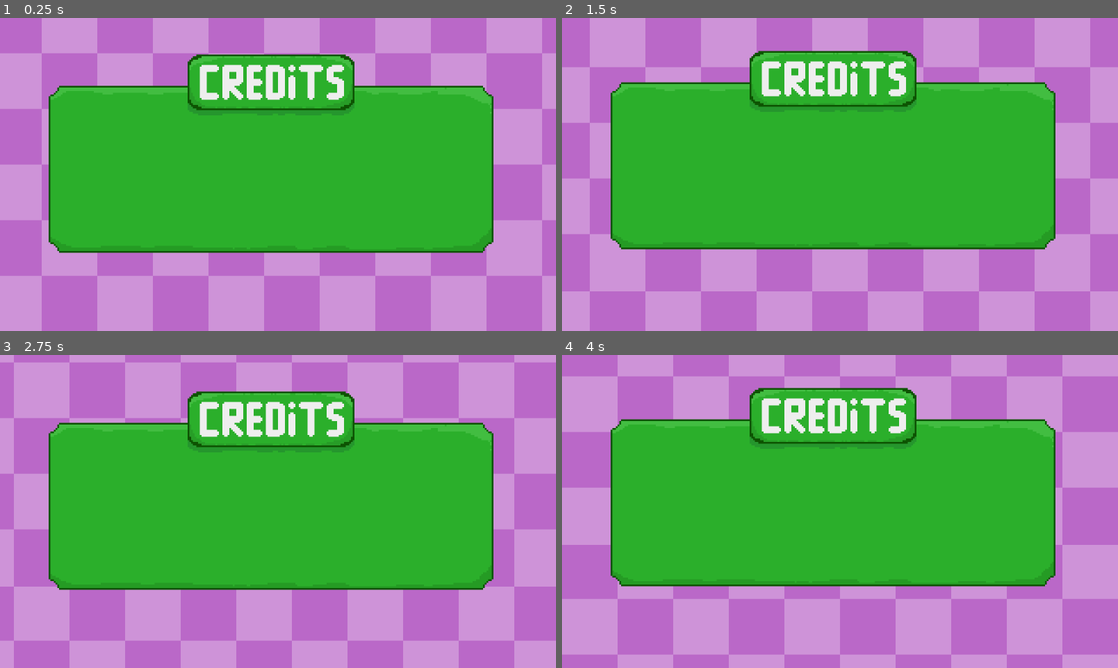
Above: before the commit, frames 1-4 (two rows, left to right).
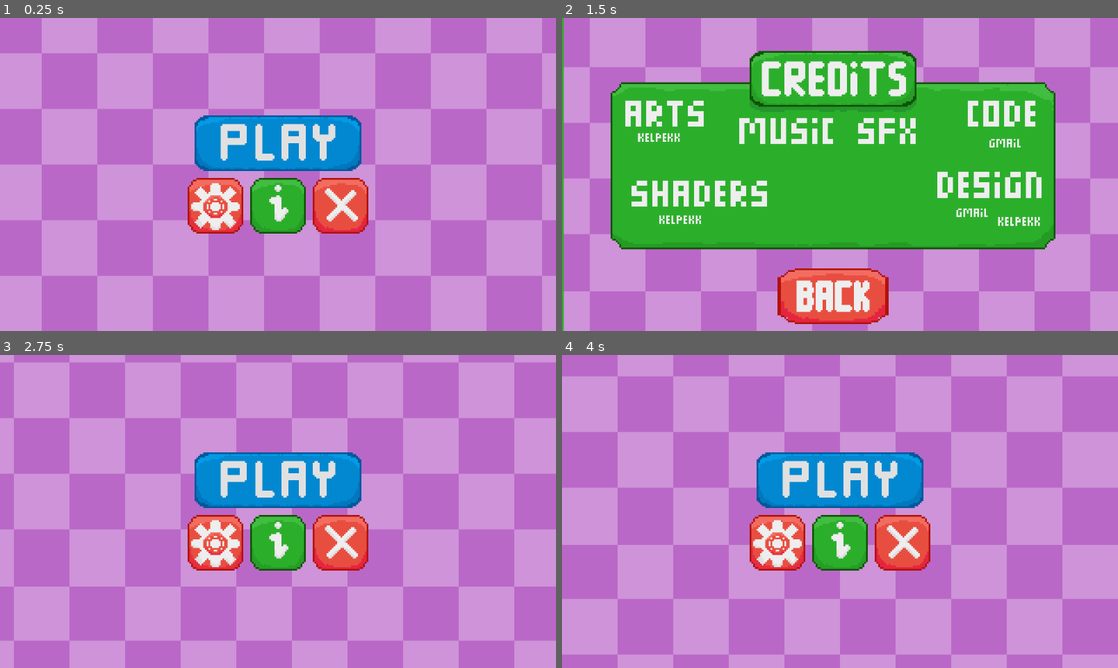
Above: after the commit, the same moments.

Repository: EmilPok/RpurpleB
Game: Godot game, scene res://scenes/UI/main_menu.tscn
Same seed, same stepped clock (60 frames per second), same inputs: the game is played once before the commit and once after it. This scene is started directly instead of the project's main scene.
Inputs (mouse positions are in pixels of both pictures, inside the frame that each line leads up to):
- Up to frame 1 (0.25 s): no input
- Up to frame 2 (1.5 s): click (840, 205) at 0.52 s; click (834, 296) at 1.27 s
- Up to frame 3 (2.75 s): move the mouse to (400, 495) at 2.02 s; hold D (right) from 2.03 s (still down); right-click (400, 495) at 2.1 s; tap Space (jump) at 2.27 s
- Up to frame 4 (4 s): release D (right) at 2.75 s; click (840, 480) at 2.77 s; click (840, 480) at 3.52 s

The runs differ from the first frame. In frame 1, 44% of the frame differs, in the area x 8-89%, y 11-76%; in frame 2, 8.7%; in frame 3, 44%; in frame 4, 44%.

Commit message:
credits menu completed (for now)

Diff:
--- a/scenes/UI/main_menu.tscn
+++ b/scenes/UI/main_menu.tscn
@@ -3,20 +3,137 @@
 [ext_resource type="Script" uid="uid://blfiw8fwb0f16" path="res://scripts/UI/main_menu.gd" id="1_d6l81"]
 [ext_resource type="Texture2D" uid="uid://sr8mms8p6dtb" path="res://art/UI/menu_background.png" id="1_qwnig"]
 [ext_resource type="Shader" uid="uid://cp1dxnehmnbl5" path="res://shaders/bg_scroll.gdshader" id="1_yonvy"]
-[ext_resource type="Texture2D" uid="uid://dlek782kd02gd" path="res://art/UI/play_button.png" id="3_5jstl"]
-[ext_resource type="Texture2D" uid="uid://88achoevdns" path="res://art/UI/play_button_clicked.png" id="3_tfcbk"]
-[ext_resource type="Texture2D" uid="uid://cgkveiveuytlu" path="res://art/UI/options_button.png" id="5_um6dh"]
-[ext_resource type="Texture2D" uid="uid://ynneya2aasaf" path="res://art/UI/options_button_pressed.png" id="6_mf7fl"]
-[ext_resource type="Texture2D" uid="uid://bhd6sy47ni3m6" path="res://art/UI/credits_button.png" id="7_d6l81"]
-[ext_resource type="Texture2D" uid="uid://dr2qwwe8txy3p" path="res://art/UI/exit_button.png" id="8_a1wsg"]
-[ext_resource type="Texture2D" uid="uid://t8r1ekv4s8wi" path="res://art/UI/credits_button_pressed.png" id="8_mf7fl"]
-[ext_resource type="Texture2D" uid="uid://erd1nyrmmejy" path="res://art/UI/exit_button_pressed.png" id="9_i7p8e"]
+[ext_resource type="Texture2D" uid="uid://dlek782kd02gd" path="res://art/UI/buttons/play_button.png" id="3_5jstl"]
+[ext_resource type="Texture2D" uid="uid://88achoevdns" path="res://art/UI/buttons/play_button_clicked.png" id="3_tfcbk"]
+[ext_resource type="Texture2D" uid="uid://cgkveiveuytlu" path="res://art/UI/buttons/options_button.png" id="5_um6dh"]
+[ext_resource type="Texture2D" uid="uid://ynneya2aasaf" path="res://art/UI/buttons/options_button_pressed.png" id="6_mf7fl"]
+[ext_resource type="Texture2D" uid="uid://bhd6sy47ni3m6" path="res://art/UI/buttons/credits_button.png" id="7_d6l81"]
+[ext_resource type="Texture2D" uid="uid://dr2qwwe8txy3p" path="res://art/UI/buttons/exit_button.png" id="8_a1wsg"]
+[ext_resource type="Texture2D" uid="uid://t8r1ekv4s8wi" path="res://art/UI/buttons/credits_button_pressed.png" id="8_mf7fl"]
+[ext_resource type="Texture2D" uid="uid://erd1nyrmmejy" path="res://art/UI/buttons/exit_button_pressed.png" id="9_i7p8e"]
 [ext_resource type="Texture2D" uid="uid://id02yalta4gk" path="res://art/UI/credits_panel.png" id="12_a1wsg"]
 [ext_resource type="Script" uid="uid://c261ntsyo224o" path="res://scripts/UI/floating_panel_effect.gd" id="13_i7p8e"]
 [ext_resource type="Texture2D" uid="uid://cuv01i031curc" path="res://art/UI/credits_label.png" id="14_sfthw"]
+[ext_resource type="Texture2D" uid="uid://dqpbhe278ilpr" path="res://art/UI/text/arts.png" id="15_n3ahy"]
+[ext_resource type="Texture2D" uid="uid://dsm7gt8v3vynq" path="res://art/UI/text/kelpekk.png" id="16_scr1a"]
+[ext_resource type="Texture2D" uid="uid://wfg5ij0qg8pu" path="res://art/UI/text/code.png" id="17_nu0op"]
+[ext_resource type="Texture2D" uid="uid://d3bqujliqem5e" path="res://art/UI/text/design.png" id="18_6gm0r"]
+[ext_resource type="Texture2D" uid="uid://b23juyps1jvcu" path="res://art/UI/text/music.png" id="19_cj7n5"]
+[ext_resource type="Texture2D" uid="uid://dcspyfaibvs6c" path="res://art/UI/text/shaders.png" id="20_afaap"]
+[ext_resource type="Texture2D" uid="uid://dmdknt2qihps2" path="res://art/UI/text/sfx.png" id="21_gqbxs"]
+[ext_resource type="Texture2D" uid="uid://dpxtrcx3n6me" path="res://art/UI/text/gmail.png" id="22_1ss0f"]
+[ext_resource type="Texture2D" uid="uid://d2qitqabeppag" path="res://art/UI/buttons/back_button.png" id="23_6gm0r"]
 
 [sub_resource type="ShaderMaterial" id="ShaderMaterial_g4v7s"]
 shader = ExtResource("1_yonvy")
+
+[sub_resource type="Animation" id="Animation_6gm0r"]
+resource_name = "credits_off"
+tracks/0/type = "value"
+tracks/0/imported = false
+tracks/0/enabled = true
+tracks/0/path = NodePath("Transition_Background:position")
+tracks/0/interp = 1
+tracks/0/loop_wrap = true
+tracks/0/keys = {
+"times": PackedFloat32Array(0, 1),
+"transitions": PackedFloat32Array(3.1383355, 0.29730204),
+"update": 0,
+"values": [Vector2(-320, 0), Vector2(320, 0)]
+}
+tracks/1/type = "value"
+tracks/1/imported = false
+tracks/1/enabled = true
+tracks/1/path = NodePath("Transition_Background:color")
+tracks/1/interp = 1
+tracks/1/loop_wrap = true
+tracks/1/keys = {
+"times": PackedFloat32Array(0),
+"transitions": PackedFloat32Array(1),
+"update": 0,
+"values": [Color(0.16862746, 0.6862745, 0.16862746, 1)]
+}
+tracks/2/type = "value"
+tracks/2/imported = false
+tracks/2/enabled = true
+tracks/2/path = NodePath("HBoxContainer/MainButtons:visible")
+tracks/2/interp = 1
+tracks/2/loop_wrap = true
+tracks/2/keys = {
+"times": PackedFloat32Array(0, 0.8),
+"transitions": PackedFloat32Array(1, 1),
+"update": 1,
+"values": [false, true]
+}
+tracks/3/type = "value"
+tracks/3/imported = false
+tracks/3/enabled = true
+tracks/3/path = NodePath("HBoxContainer/Credits_Smooth_Movement_Handl:visible")
+tracks/3/interp = 1
+tracks/3/loop_wrap = true
+tracks/3/keys = {
+"times": PackedFloat32Array(0, 0.8),
+"transitions": PackedFloat32Array(1, 1),
+"update": 1,
+"values": [true, false]
+}
+
+[sub_resource type="Animation" id="Animation_cj7n5"]
+resource_name = "credits_on"
+tracks/0/type = "value"
+tracks/0/imported = false
+tracks/0/enabled = true
+tracks/0/path = NodePath("Transition_Background:position")
+tracks/0/interp = 1
+tracks/0/loop_wrap = true
+tracks/0/keys = {
+"times": PackedFloat32Array(0, 1),
+"transitions": PackedFloat32Array(0.29730204, 3.1383355),
+"update": 0,
+"values": [Vector2(320, 0), Vector2(-320, 0)]
+}
+tracks/1/type = "value"
+tracks/1/imported = false
+tracks/1/enabled = true
+tracks/1/path = NodePath("Transition_Background:color")
+tracks/1/interp = 1
+tracks/1/loop_wrap = true
+tracks/1/keys = {
+"times": PackedFloat32Array(0),
+"transitions": PackedFloat32Array(1),
+"update": 0,
+"values": [Color(0.16862746, 0.6862745, 0.16862746, 1)]
+}
+tracks/2/type = "value"
+tracks/2/imported = false
+tracks/2/enabled = true
+tracks/2/path = NodePath("HBoxContainer/MainButtons:visible")
+tracks/2/interp = 1
+tracks/2/loop_wrap = true
+tracks/2/keys = {
+"times": PackedFloat32Array(0, 0.18),
+"transitions": PackedFloat32Array(1, 1),
+"update": 1,
+"values": [true, false]
+}
+tracks/3/type = "value"
+tracks/3/imported = false
+tracks/3/enabled = true
+tracks/3/path = NodePath("HBoxContainer/Credits_Smooth_Movement_Handl:visible")
+tracks/3/interp = 1
+tracks/3/loop_wrap = true
+tracks/3/keys = {
+"times": PackedFloat32Array(0, 0.18),
+"transitions": PackedFloat32Array(1, 1),
+"update": 1,
+"values": [false, true]
+}
+
+[sub_resource type="AnimationLibrary" id="AnimationLibrary_afaap"]
+_data = {
+&"credits_off": SubResource("Animation_6gm0r"),
+&"credits_on": SubResource("Animation_cj7n5")
+}
 
 [node name="MainMenu" type="Control" unique_id=2050352890]
 layout_mode = 3
@@ -27,7 +144,7 @@
 grow_vertical = 2
 script = ExtResource("1_d6l81")
 
-[node name="TextureRect" type="TextureRect" parent="." unique_id=794989512]
+[node name="Background" type="TextureRect" parent="." unique_id=794989512]
 texture_repeat = 2
 material = SubResource("ShaderMaterial_g4v7s")
 layout_mode = 1
@@ -53,7 +170,6 @@
 grow_vertical = 2
 
 [node name="MainButtons" type="VBoxContainer" parent="HBoxContainer" unique_id=516516008]
-visible = false
 layout_mode = 2
 size_flags_horizontal = 8
 size_flags_vertical = 4
@@ -91,9 +207,10 @@
 texture_pressed = ExtResource("9_i7p8e")
 
 [node name="Credits_Smooth_Movement_Handl" type="Node2D" parent="HBoxContainer" unique_id=617253423]
+visible = false
 script = ExtResource("13_i7p8e")
 
-[node name="Credits" type="TextureRect" parent="HBoxContainer/Credits_Smooth_Movement_Handl" unique_id=1338270116]
+[node name="Credits_Title" type="TextureRect" parent="HBoxContainer/Credits_Smooth_Movement_Handl" unique_id=1338270116]
 anchors_preset = 15
 anchor_right = 1.0
 anchor_bottom = 1.0
@@ -101,7 +218,7 @@
 grow_vertical = 2
 texture = ExtResource("12_a1wsg")
 
-[node name="HBoxContainer" type="HBoxContainer" parent="HBoxContainer/Credits_Smooth_Movement_Handl/Credits" unique_id=385974533]
+[node name="HBoxContainer" type="HBoxContainer" parent="HBoxContainer/Credits_Smooth_Movement_Handl/Credits_Title" unique_id=385974533]
 layout_mode = 1
 anchors_preset = 5
 anchor_left = 0.5
@@ -111,17 +228,17 @@
 offset_bottom = 23.0
 grow_horizontal = 2
 
-[node name="VBoxContainer" type="VBoxContainer" parent="HBoxContainer/Credits_Smooth_Movement_Handl/Credits/HBoxContainer" unique_id=89607871]
-layout_mode = 2
-size_flags_horizontal = 4
-size_flags_vertical = 4
-
-[node name="HBoxContainer" type="HBoxContainer" parent="HBoxContainer/Credits_Smooth_Movement_Handl/Credits/HBoxContainer/VBoxContainer" unique_id=835260933]
-layout_mode = 2
-size_flags_horizontal = 4
-size_flags_vertical = 4
-
-[node name="TextureRect" type="TextureRect" parent="HBoxContainer/Credits_Smooth_Movement_Handl/Credits/HBoxContainer/VBoxContainer/HBoxContainer" unique_id=594925242]
+[node name="VBoxContainer" type="VBoxContainer" parent="HBoxContainer/Credits_Smooth_Movement_Handl/Credits_Title/HBoxContainer" unique_id=89607871]
+layout_mode = 2
+size_flags_horizontal = 4
+size_flags_vertical = 4
+
+[node name="HBoxContainer" type="HBoxContainer" parent="HBoxContainer/Credits_Smooth_Movement_Handl/Credits_Title/HBoxContainer/VBoxContainer" unique_id=835260933]
+layout_mode = 2
+size_flags_horizontal = 4
+size_flags_vertical = 4
+
+[node name="TextureRect" type="TextureRect" parent="HBoxContainer/Credits_Smooth_Movement_Handl/Credits_Title/HBoxContainer/VBoxContainer/HBoxContainer" unique_id=594925242]
 layout_mode = 2
 size_flags_horizontal = 4
 size_flags_vertical = 0
@@ -129,7 +246,84 @@
 offset_transform_position = Vector2(0, -18)
 texture = ExtResource("14_sfthw")
 
+[node name="TextConainer" type="Node2D" parent="HBoxContainer/Credits_Smooth_Movement_Handl" unique_id=183272708]
+
+[node name="Arts" type="Sprite2D" parent="HBoxContainer/Credits_Smooth_Movement_Handl/TextConainer" unique_id=854290120]
+position = Vector2(-97, -30)
+scale = Vector2(3, 3)
+texture = ExtResource("15_n3ahy")
+
+[node name="Kelpekk" type="Sprite2D" parent="HBoxContainer/Credits_Smooth_Movement_Handl/TextConainer" unique_id=1837542368]
+position = Vector2(-100.125, -16.375)
+texture = ExtResource("16_scr1a")
+
+[node name="Kelpekk2" type="Sprite2D" parent="HBoxContainer/Credits_Smooth_Movement_Handl/TextConainer" unique_id=169571704]
+position = Vector2(-88, 31)
+texture = ExtResource("16_scr1a")
+
+[node name="Kelpekk3" type="Sprite2D" parent="HBoxContainer/Credits_Smooth_Movement_Handl/TextConainer" unique_id=968681954]
+position = Vector2(107, 32)
+texture = ExtResource("16_scr1a")
+
+[node name="Code" type="Sprite2D" parent="HBoxContainer/Credits_Smooth_Movement_Handl/TextConainer" unique_id=1410491197]
+position = Vector2(97, -30)
+scale = Vector2(3, 3)
+texture = ExtResource("17_nu0op")
+
+[node name="Design" type="Sprite2D" parent="HBoxContainer/Credits_Smooth_Movement_Handl/TextConainer" unique_id=678328380]
+position = Vector2(90, 11)
+scale = Vector2(3, 3)
+texture = ExtResource("18_6gm0r")
+
+[node name="Music" type="Sprite2D" parent="HBoxContainer/Credits_Smooth_Movement_Handl/TextConainer" unique_id=556183913]
+position = Vector2(-27, -20)
+scale = Vector2(3, 3)
+texture = ExtResource("19_cj7n5")
+
+[node name="Shaders" type="Sprite2D" parent="HBoxContainer/Credits_Smooth_Movement_Handl/TextConainer" unique_id=502964457]
+position = Vector2(-77, 16)
+scale = Vector2(3, 3)
+texture = ExtResource("20_afaap")
+
+[node name="Sfx" type="Sprite2D" parent="HBoxContainer/Credits_Smooth_Movement_Handl/TextConainer" unique_id=2023559849]
+position = Vector2(31, -20)
+scale = Vector2(3, 3)
+texture = ExtResource("21_gqbxs")
+
+[node name="Gmail" type="Sprite2D" parent="HBoxContainer/Credits_Smooth_Movement_Handl/TextConainer" unique_id=626920457]
+position = Vector2(80, 27)
+texture = ExtResource("22_1ss0f")
+
+[node name="Gmail2" type="Sprite2D" parent="HBoxContainer/Credits_Smooth_Movement_Handl/TextConainer" unique_id=2097861645]
+position = Vector2(99, -13)
+texture = ExtResource("22_1ss0f")
+
+[node name="BackButton" type="TextureButton" parent="HBoxContainer/Credits_Smooth_Movement_Handl" unique_id=541694709]
+anchors_preset = 5
+anchor_left = 0.5
+anchor_right = 0.5
+offset_left = -32.0
+offset_top = 59.0
+offset_right = 32.0
+offset_bottom = 91.0
+grow_horizontal = 2
+size_flags_horizontal = 4
+size_flags_vertical = 4
+texture_normal = ExtResource("23_6gm0r")
+
+[node name="Transition_Background" type="ColorRect" parent="." unique_id=1983145882]
+custom_minimum_size = Vector2(320, 180)
+layout_mode = 0
+offset_left = 320.0
+offset_right = 640.0
+offset_bottom = 180.0
+color = Color(0.16862746, 0.6862745, 0.16862746, 1)
+
+[node name="Transition_Animations" type="AnimationPlayer" parent="." unique_id=1657425511]
+libraries/ = SubResource("AnimationLibrary_afaap")
+
 [connection signal="pressed" from="HBoxContainer/MainButtons/Play" to="." method="_on_play_pressed"]
 [connection signal="pressed" from="HBoxContainer/MainButtons/HBoxContainer/Options" to="." method="_on_options_pressed"]
 [connection signal="pressed" from="HBoxContainer/MainButtons/HBoxContainer/Credits" to="." method="_on_credits_pressed"]
 [connection signal="pressed" from="HBoxContainer/MainButtons/HBoxContainer/Exit" to="." method="_on_exit_pressed"]
+[connection signal="pressed" from="HBoxContainer/Credits_Smooth_Movement_Handl/BackButton" to="." method="_on_back_button_pressed"]
--- a/scenes/levels/level_0.tscn
+++ b/scenes/levels/level_0.tscn
@@ -8,7 +8,6 @@
 [ext_resource type="PackedScene" uid="uid://cbv15oqqtv3bg" path="res://scenes/moving_block.tscn" id="6_1q7iv"]
 [ext_resource type="PackedScene" uid="uid://dlqsb8wqqhyqo" path="res://scenes/doors.tscn" id="7_gj3kh"]
 [ext_resource type="PackedScene" uid="uid://cvaoho4dwuilx" path="res://scenes/end_button.tscn" id="8_myogd"]
-[ext_resource type="Texture2D" uid="uid://chegdjr13tb7t" path="res://art/misc/blue_totem.png" id="9_65guy"]
 
 [sub_resource type="RectangleShape2D" id="RectangleShape2D_g4v7s"]
 size = Vector2(32, 3)
@@ -18,14 +17,6 @@
 
 [sub_resource type="RectangleShape2D" id="RectangleShape2D_57qmd"]
 size = Vector2(8, 2)
-
-[sub_resource type="Gradient" id="Gradient_65guy"]
-colors = PackedColorArray(0, 0, 0, 1, 1, 1, 1, 0)
-
-[sub_resource type="GradientTexture2D" id="GradientTexture2D_g4v7s"]
-gradient = SubResource("Gradient_65guy")
-fill = 1
-fill_from = Vector2(0.5, 0.5)
 
 [node name="maybe_level_0" type="Node2D" unique_id=529331912]
 
@@ -120,15 +111,3 @@
 visible = false
 tile_map_data = PackedByteArray("AAAUAAAAAAADAAEAAAAUAAEAAAADAAEAAAAUAAIAAAADAAEAAAAUAAMAAAADAAEAAAAUAAQAAAADAAEAAAAUAA …(368 unchanged characters)…
 tile_set = ExtResource("1_6ayib")
-
-[node name="BlueTotem" type="Sprite2D" parent="." unique_id=1416958107]
-position = Vector2(312, 144)
-texture = ExtResource("9_65guy")
-
-[node name="PointLight2D" type="PointLight2D" parent="BlueTotem" unique_id=1569353266]
-position = Vector2(1, 3)
-scale = Vector2(0.96875, 1.03125)
-color = Color(0, 0.40784314, 1, 1)
-energy = 0.56
-texture = SubResource("GradientTexture2D_g4v7s")
-texture_scale = 0.54
--- a/scripts/UI/main_menu.gd
+++ b/scripts/UI/main_menu.gd
@@ -7,7 +7,11 @@
 	pass
 
 func _on_credits_pressed() -> void:
-	pass
+	$Transition_Animations.play("credits_on")
 
 func _on_exit_pressed() -> void:
 	get_tree().quit()
+
+func _on_back_button_pressed() -> void:
+	if $HBoxContainer/Credits_Smooth_Movement_Handl.visible == true:
+		$Transition_Animations.play("credits_off")
Binary file added: art/UI/buttons/back_button.png
Not shown, changed: art/UI/buttons/back_button.png.import
Renamed: art/UI/credits_button.png -> art/UI/buttons/credits_button.png
Not shown, changed: art/UI/buttons/credits_button.png.import
Renamed: art/UI/credits_button_pressed.png -> art/UI/buttons/credits_button_pressed.png
Not shown, added: art/UI/buttons/credits_button_pressed.png.import
Renamed: art/UI/exit_button.png -> art/UI/buttons/exit_button.png
Not shown, added: art/UI/buttons/exit_button.png.import
Renamed: art/UI/exit_button_pressed.png -> art/UI/buttons/exit_button_pressed.png
Not shown, added: art/UI/buttons/exit_button_pressed.png.import
Renamed: art/UI/options_button.png -> art/UI/buttons/options_button.png
Not shown, changed: art/UI/buttons/options_button.png.import
(and 23 more such lines)
